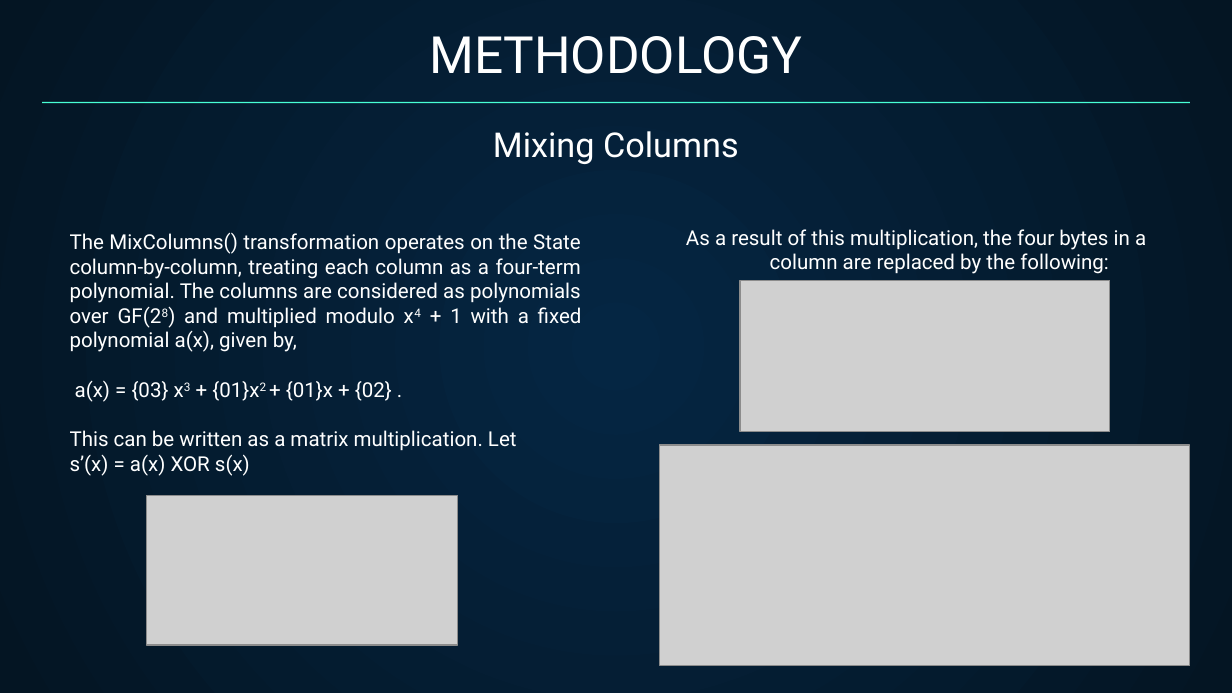
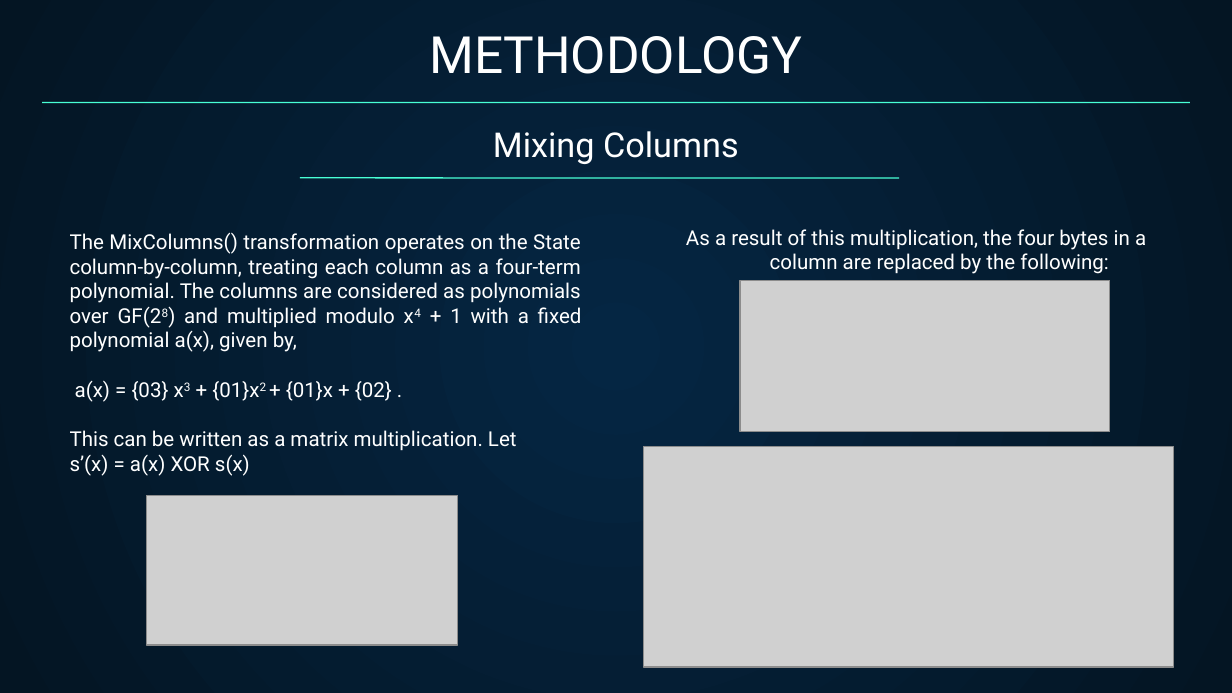
Before and after one commit to Tarequl-islam/Data-Encryption-using-AES, a slide deck: slide 10 of AES Project Presentation.pptx. Drawn at 1232x693 pixels with LibreOffice and Linux fonts; fonts in the diff are those of the drawing; grey boxes stand for pictures. Boxes give left, top, right and bottom in pixels: in the first picture for what was removed or moved away, otherwise in the second. Text is boxed around its words. In the diff, an @@ line names an element or a change of style, - is before the commit and + after.

```diff
--- a/AES Project Presentation.pptx
+++ b/AES Project Presentation.pptx
@@ freeform shape added at (299, 177, 898, 177), outline #48FFD5 0.74 pt @@
@@ picture: place and size @@
-picture at (660, 445, 1190, 665)
+picture at (643, 446, 1173, 667)
```
Also in this commit, not shown: 12 other slides changed.
